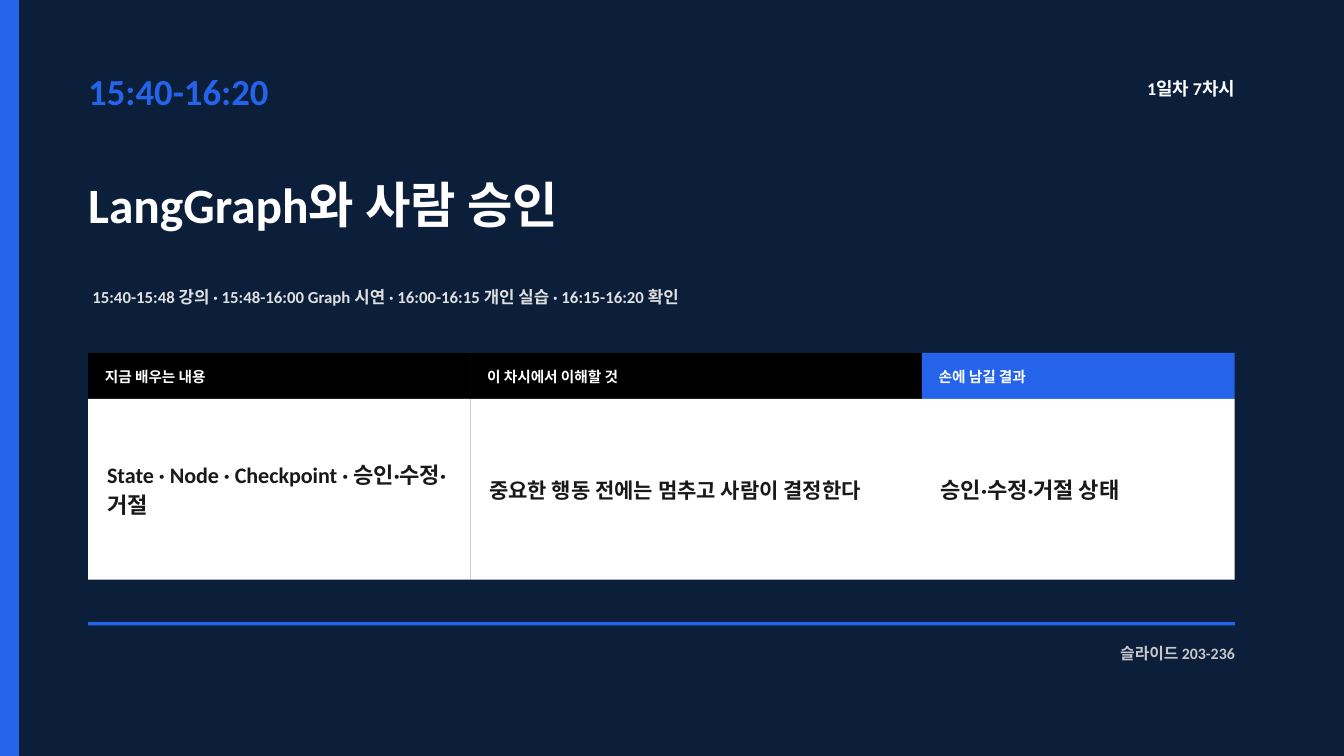
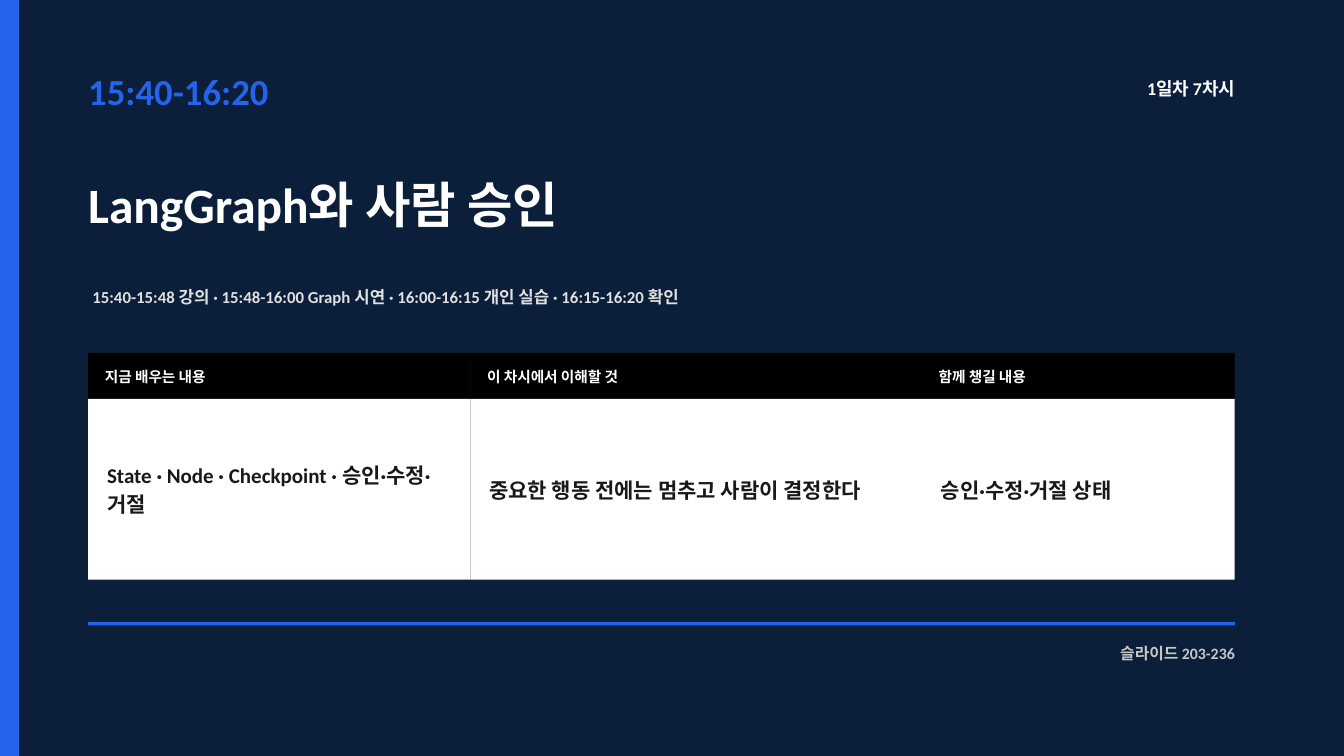
Before and after one commit to smilesjcha/llm-agent-and-workflow-automation, a slide deck: slide 203 of slides/IPA_LLM_Agent_업무자동화_Day1_2026-08-23_MUSINSA_PARTS_270p.pptx. Drawn at 1344x756 pixels with LibreOffice and Linux fonts; fonts in the diff are those of the drawing. Boxes give left, top, right and bottom in pixels: in the first picture for what was removed or moved away, otherwise in the second. Text is boxed around its words. In the diff, an @@ line names an element or a change of style, - is before the commit and + after.

```diff
--- a/slides/IPA_LLM_Agent_업무자동화_Day1_2026-08-23_MUSINSA_PARTS_270p.pptx
+++ b/slides/IPA_LLM_Agent_업무자동화_Day1_2026-08-23_MUSINSA_PARTS_270p.pptx
@@ rectangle at (x1=923, y1=353, x2=1235, y2=399): fill #2563EB to #000000 @@
@@ text at (x1=939, y1=369, x2=1026, y2=384): text changed @@
-손에 남길 결과
+함께 챙길 내용
@@ text "State · Node · Checkpoint ..." at (x1=107, y1=465, x2=431, y2=514): size 15.8 to 15 pt @@
@@ text "승인·수정·거절 상태" at (x1=941, y1=480, x2=1112, y2=500): size 15.8 to 15 pt @@
```
Also in this commit, not shown: 14 other slides changed, 15 other files.
